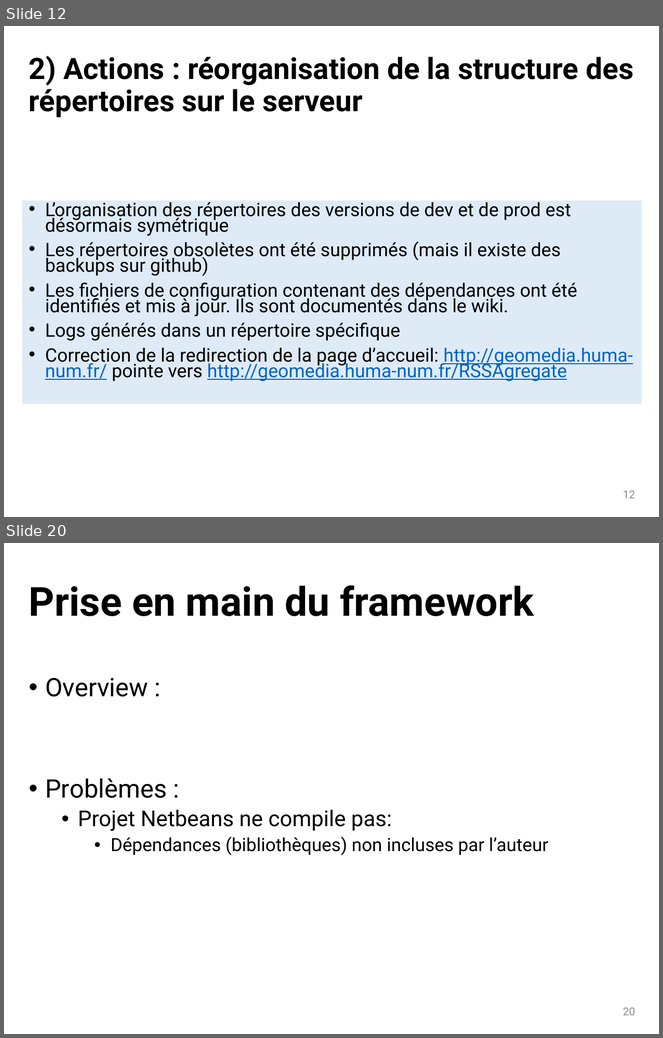
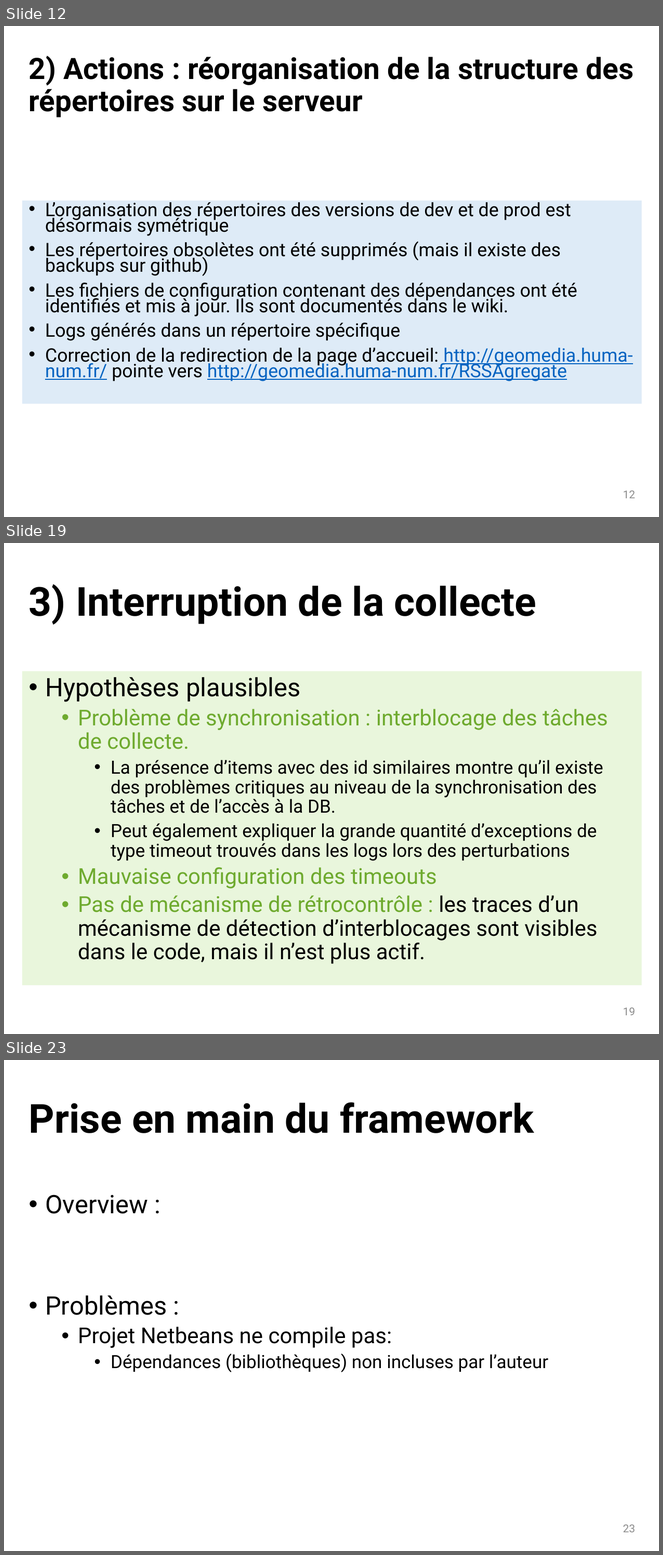
Before and after one commit to dosi-slides/2015_10_geomedia, a slide deck: slides.pptx. Shown one above the other, each under a label of ours: slides 12 and 20 before the commit, slides 12, 19 and 23 after it; the slides between them are not shown. The pictures are 663x1038 and 663x1555 pixels, drawn with LibreOffice and Linux fonts; fonts in the diff are those of the drawing. Boxes give left, top, right and bottom in pixels: in the first picture for what was removed or moved away, otherwise in the second. Text is boxed around its words. In the diff, an @@ line names an element or a change of style, - is before the commit and + after.

```diff
--- a/slides.pptx
+++ b/slides.pptx
@@ slide 19 added at [4, 543, 659, 1034], background #FFFFFF @@
@@ title added at [29, 584, 537, 625], 44 pt, text #000000, bold @@
+3) Interruption de la collecte
@@ text added at [22, 671, 642, 986], fill #E9F6DC, 20 pt, text #000000 @@
+• Hypothèses plausibles
+  • Problème de synchronisation : interblocage des tâches de collecte.
+    • La présence d’items avec des id similaires montre qu’il existe des problèmes critiques au niveau de la synchronisation des tâches et de l’accès à la DB.
+    • Peut également expliquer la grande quantité d’exceptions de type timeout trouvés dans les logs lors des perturbations
+  • Mauvaise configuration des timeouts
+  • Pas de mécanisme de rétrocontrôle : les traces d’un mécanisme de détection d’interblocages sont visibles dans le code, mais il n’est plus actif.
@@ page number added at [623, 1008, 636, 1016], 12 pt, text #8C8C8C @@
+19
@@ what was slide 20 is now slide 23 @@
@@ page number at [623, 1525, 636, 1533]: text changed @@
-20
+23
```
Also in this commit, not shown: 4 slides changed, 5 other slides added, 3 slides removed.
